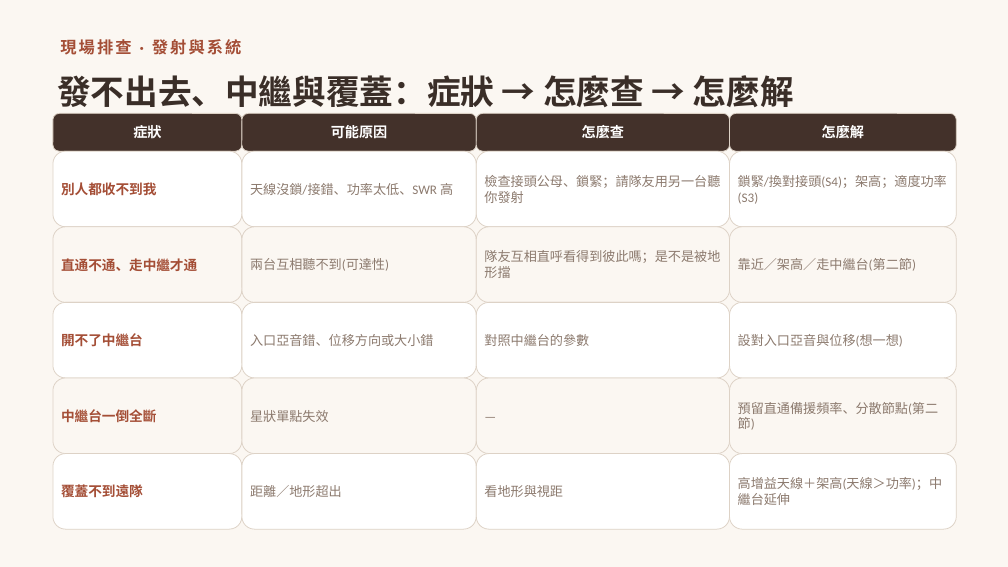
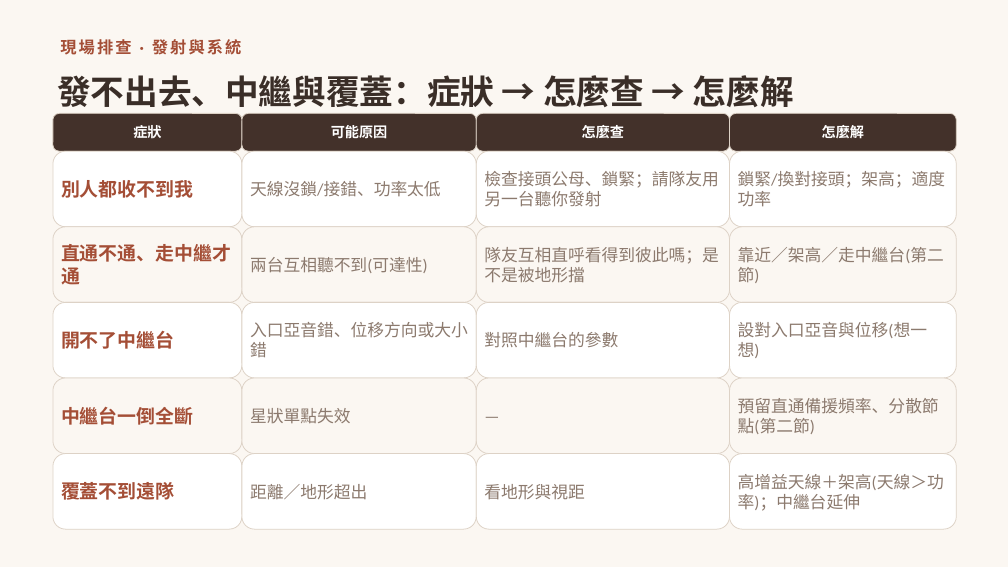
Before and after one commit to winson3QQ/Radio-Advanced, a slide deck: slide 44 of 投影片/進階無線電_課程投影片.pptx. Drawn at 1008x567 pixels with LibreOffice and Linux fonts; fonts in the diff are those of the drawing. Boxes give left, top, right and bottom in pixels: in the first picture for what was removed or moved away, otherwise in the second. Text is boxed around its words. In the diff, an @@ line names an element or a change of style, - is before the commit and + after.

```diff
--- a/投影片/進階無線電_課程投影片.pptx
+++ b/投影片/進階無線電_課程投影片.pptx
@@ text in rounded rectangle at [738, 171, 945, 207]: text changed; size 12.5 to 16 pt @@
-鎖緊/換對接頭(S4)；架高；適度功率(S3)
+鎖緊/換對接頭；架高；適度功率
@@ text in rounded rectangle at [250, 181, 441, 197]: text changed; size 12.5 to 16 pt @@
-天線沒鎖/接錯、功率太低、SWR 高
+天線沒鎖/接錯、功率太低
@@ size 12.5 to 16 pt in 13 elements at [476, 151, 730, 227], [242, 227, 476, 302], [476, 227, 730, 302], [730, 227, 957, 302], [242, 302, 476, 378], [476, 302, 730, 378], [730, 302, 957, 378], [242, 378, 476, 454], [730, 378, 957, 454], [242, 454, 476, 529], [476, 454, 730, 529], [730, 454, 957, 529], [476, 378, 730, 454] @@
@@ size 13 to 18 pt, font Cambria to Noto Sans CJK SC in 5 elements at [53, 151, 242, 227], [53, 227, 242, 302], [53, 302, 242, 378], [53, 378, 242, 454], [53, 454, 242, 529] @@
```
Also in this commit, not shown: 2 other slides changed.
